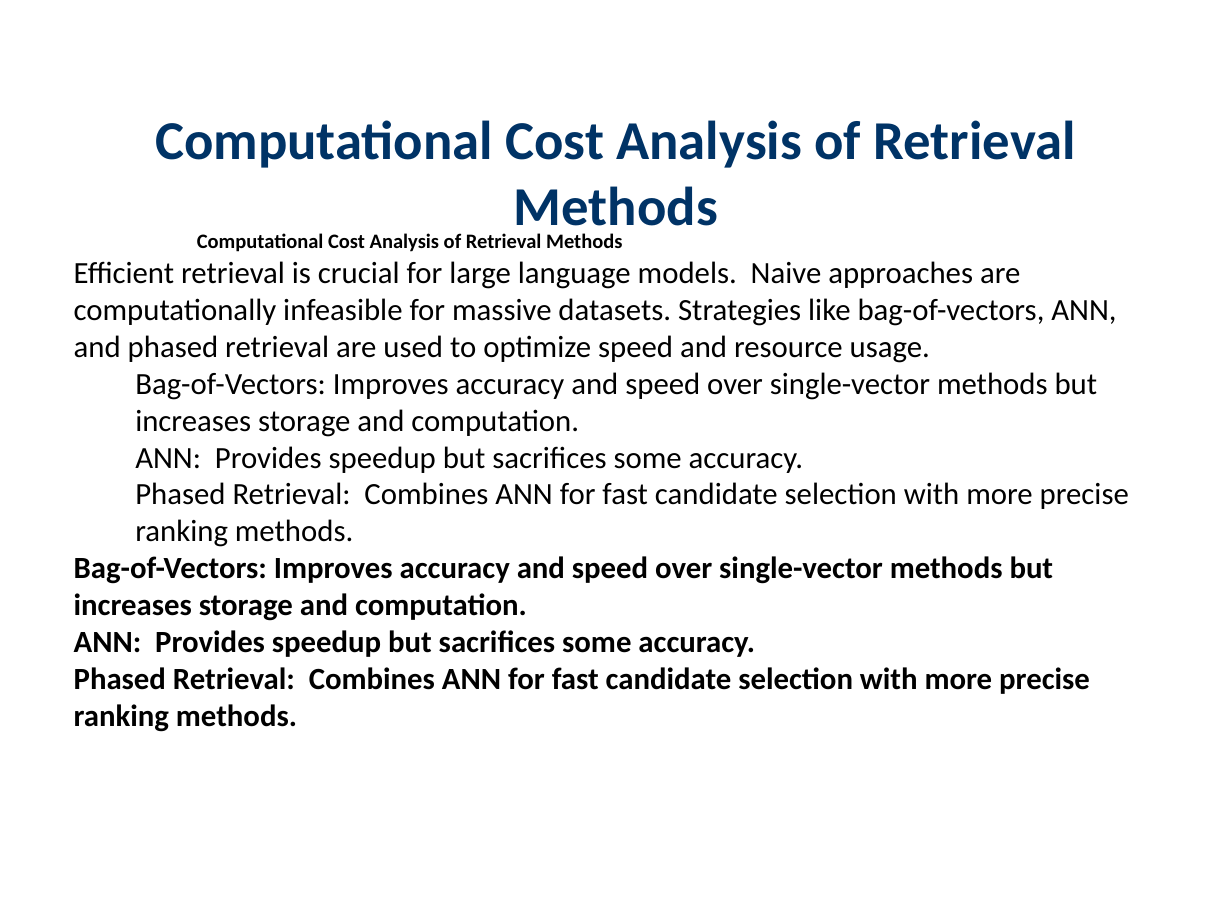
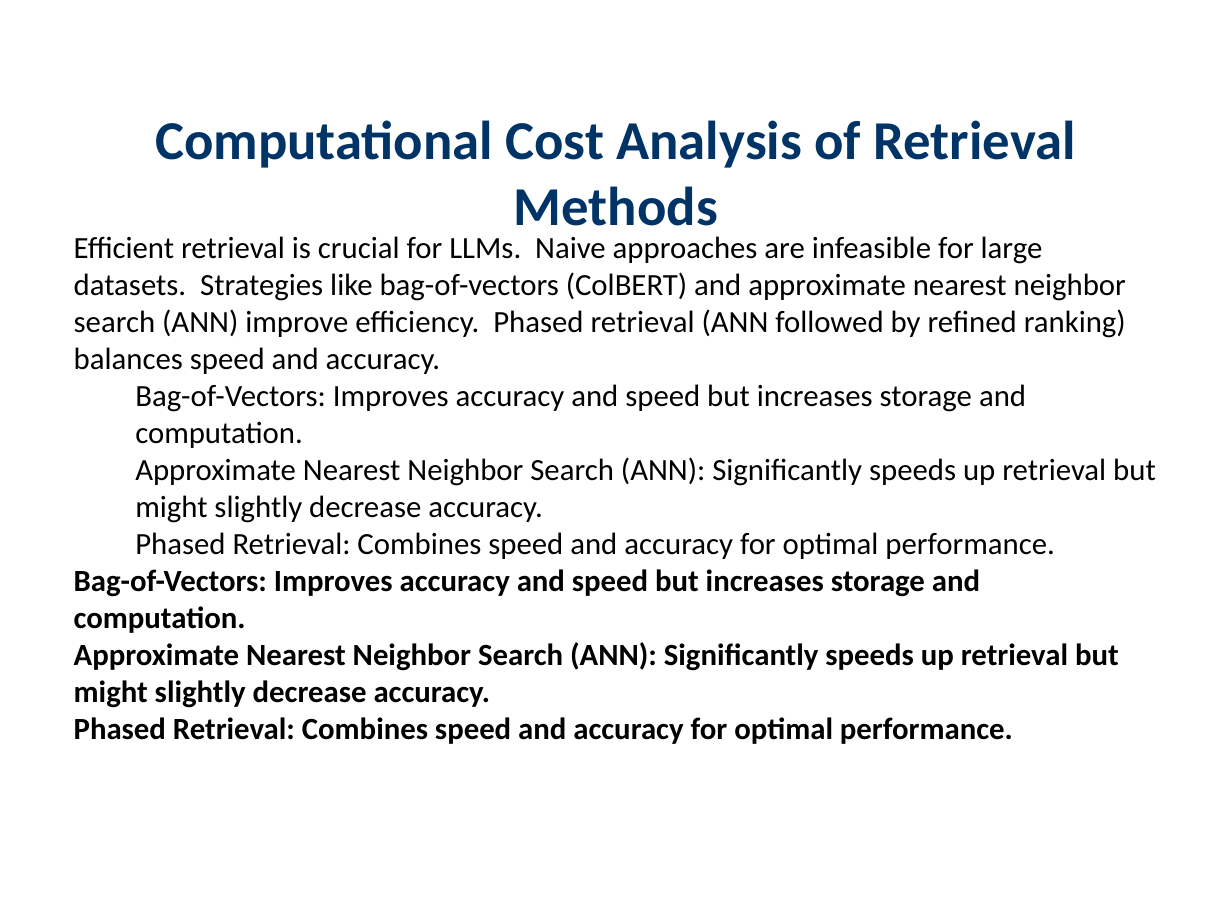
Before and after one commit to haadirakhangi/Edunexus, a slide deck: slide 14 of server-side/server/teacher/downloaded-presentations/Large Language Models/Colbert.pptx (slide 13 before the commit). Drawn at 1232x924 pixels with LibreOffice and Linux fonts; fonts in the diff are those of the drawing. Boxes give left, top, right and bottom in pixels: in the first picture for what was removed or moved away, otherwise in the second. Text is boxed around its words. In the diff, an @@ line names an element or a change of style, - is before the commit and + after.

Commit message:
optimized logic

```diff
--- a/server-side/server/teacher/downloaded-presentations/Large Language Models/Colbert.pptx
+++ b/server-side/server/teacher/downloaded-presentations/Large Language Models/Colbert.pptx
@@ text at (74,236,1156,744): text changed @@
-    Computational Cost Analysis of Retrieval Methods
-Efficient retrieval is crucial for large language models. Naive approaches are computationally infeasible for massive datasets. Strategies like bag-of-vectors, ANN, and phased retrieval are used to optimize speed and resource usage.
-  Bag-of-Vectors: Improves accuracy and speed over single-vector methods but increases storage and computation.
-  ANN: Provides speedup but sacrifices some accuracy.
-  Phased Retrieval: Combines ANN for fast candidate selection with more precise ranking methods.
-Bag-of-Vectors: Improves accuracy and speed over single-vector methods but increases storage and computation.
-ANN: Provides speedup but sacrifices some accuracy.
-Phased Retrieval: Combines ANN for fast candidate selection with more precise ranking methods.
+Efficient retrieval is crucial for LLMs. Naive approaches are infeasible for large datasets. Strategies like bag-of-vectors (ColBERT) and approximate nearest neighbor search (ANN) improve efficiency. Phased retrieval (ANN followed by refined ranking) balances speed and accuracy.
+  Bag-of-Vectors: Improves accuracy and speed but increases storage and computation.
+  Approximate Nearest Neighbor Search (ANN): Significantly speeds up retrieval but might slightly decrease accuracy.
+  Phased Retrieval: Combines speed and accuracy for optimal performance.
+Bag-of-Vectors: Improves accuracy and speed but increases storage and computation.
+Approximate Nearest Neighbor Search (ANN): Significantly speeds up retrieval but might slightly decrease accuracy.
+Phased Retrieval: Combines speed and accuracy for optimal performance.
```
Also in this commit, not shown: 11 other slides changed, 2 slides added, 1 slide removed, 5 other files.
